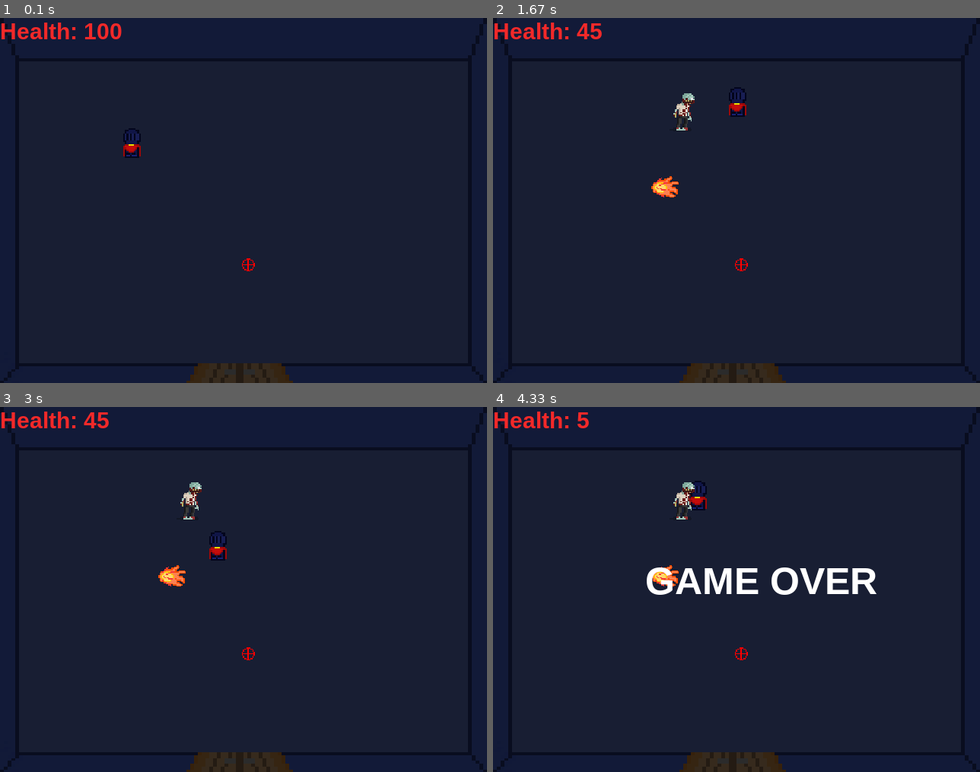
Above: before the commit, frames 1-4 (two rows, left to right).
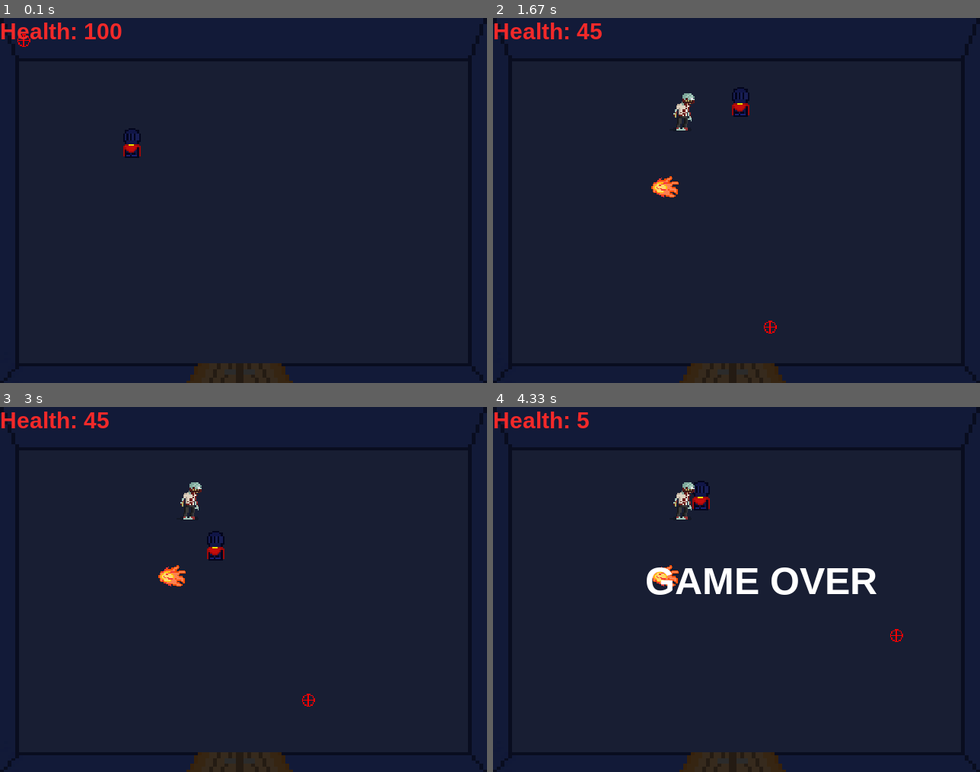
Above: after the commit, the same moments.

Repository: Victor00000000000000/Projeto_Semestral_Introducao_Informatica
Game: pygame game, started from Second_version_With_Classes_Copy_Before_New_Module.py
Two runs of this game, one before a commit and one after it. Both use one fixed random seed, a clock stepped at 60 frames per second and the inputs below.
Inputs (mouse positions are in pixels of both pictures, inside the frame that each line leads up to):
- Up to frame 1 (0.1 s): no input
- Up to frame 2 (1.67 s): press the mouse at (892, 189) at 0.37 s; move the mouse to (814, 207) at 0.47 s; release the mouse at (736, 222) at 0.6 s; hold D 0.67-1.13 s; click (780, 112) at 0.75 s; hold W 1.17-1.47 s; click (717, 101) at 1.25 s; hold D from 1.5 s (still down); click (751, 310) at 1.58 s
- Up to frame 3 (3 s): release D at 1.97 s; hold A 2-2.53 s; click (292, 615) at 2.08 s; hold S 2.57-2.87 s; click (331, 629) at 2.65 s; hold A from 2.9 s (still down); click (287, 680) at 2.98 s
- Up to frame 4 (4.33 s): release A at 3.3 s; hold W 3.33-3.7 s; click (575, 461) at 3.42 s; hold D from 3.73 s (still down); click (877, 618) at 3.82 s

The runs differ from the first frame. In frame 1, less than 0.1% of the frame differs, in the area x 3-53%, y 4-70%; in frame 2, 0.3%, in the area x 48-59%, y 18-87%; in frame 3, 0.3%; in frame 4, 0.2%.

Commit message:
Add files via upload

Diff:
--- a/ClassesModule.py
+++ b/ClassesModule.py
@@ -11,24 +11,24 @@
 class Aim(pygame.sprite.Sprite):
     def __init__(self, *groups):
         super().__init__(*groups)
-        self.image = pygame.image.load(r"C:\Users\home\Desktop\Victor\UFSC\Projeto_Semestral_Introducao_Informatica\Data\Imagens\aim.png")
+        self.image = pygame.image.load(r"Data\Imagens\aim.png")
         self.rect = pygame.Rect(300, 300, 1, 1)
         self.image = pygame.transform.scale(self.image, (50, 50))
 
     def update(self, *args):
-        for event in pygame.event.get():
-            if event.type == MOUSEMOTION:
-##              print("Mouse Moving")
+        #for event in pygame.event.get():
+        #    if event.type == MOUSEMOTION:
+                print("Mouse Moving")
                 mouse_coordenates = pygame.mouse.get_pos()
-##                self.rect.x = mouse_coordenates[0]
-##                self.rect.y = mouse_coordenates[1]
-                if event.rel[0] > 0:
-                    self.rect.x = mouse_coordenates[0]
+                self.rect.x = mouse_coordenates[0]
+                self.rect.y = mouse_coordenates[1]
+                # if event.rel[0] > 0:
+                #     self.rect.x = mouse_coordenates[0]
 
 class Zombie(pygame.sprite.Sprite):
     def __init__(self, *groups):
         super().__init__(*groups)
-        self.image = pygame.image.load(r"C:\Users\home\Desktop\Victor\UFSC\Projeto_Semestral_Introducao_Informatica\Data\Imagens\zombiePixel.png")
+        self.image = pygame.image.load(r"Data\Imagens\zombiePixel.png")
         self.rect = pygame.Rect(100, 100, 25, 40)
         self.image = pygame.transform.scale(self.image, (50,50))
 
@@ -49,7 +49,7 @@
 class Knight(pygame.sprite.Sprite):
     def __init__(self, *groups):
         super().__init__(*groups)
-        self.image = pygame.image.load(r"C:\Users\home\Desktop\Victor\UFSC\Projeto_Semestral_Introducao_Informatica\Data\Imagens\knight.png")
+        self.image = pygame.image.load(r"Data\Imagens\knight.png")
         self.rect = pygame.Rect(300, 300, 20, 40)
         self.image = pygame.transform.scale(self.image, (75,75))
         self.rect.center = (self.rect.x/2, self.rect.y/2)
@@ -92,7 +92,7 @@
 class Bullet(pygame.sprite.Sprite):
      def __init__(self, *groups):
         super().__init__(*groups)
-        self.image = pygame.image.load(r"C:\Users\home\Desktop\Victor\UFSC\Projeto_Semestral_Introducao_Informatica\Data\Imagens\fireball.png")
+        self.image = pygame.image.load(r"Data\Imagens\fireball.png")
         self.rect = pygame.Rect(200, 200, 23, 17)
         self.image = pygame.transform.scale(self.image, (50, 50))
 
@@ -101,6 +101,6 @@
 class Background(pygame.sprite.Sprite):
     def __init__(self, *groups):
         super().__init__(*groups)
-        self.image = pygame.image.load(r"C:\Users\home\Desktop\Victor\UFSC\Projeto_Semestral_Introducao_Informatica\Data\Imagens\Background.png")
+        self.image = pygame.image.load(r"Data\Imagens\Background.png")
         self.rect = pygame.Rect(0, 0, 640, 480)
         self.image = pygame.transform.scale(self.image, (640, 480))
--- a/Second_version_With_Classes_Copy_Before_New_Module.py
+++ b/Second_version_With_Classes_Copy_Before_New_Module.py
@@ -36,7 +36,7 @@
 
 #Sound's settings:
 #Background Sound:
-pygame.mixer.music.load(r"C:\Users\home\Desktop\Victor\UFSC\Pygame teste\Data\Áudios\Cyberpunk Moonlight Sonata.mp3")
+pygame.mixer.music.load(r"Data/Áudios/Cyberpunk Moonlight Sonata.mp3")
 pygame.mixer.music.play(-1)
 
 #Background's image:
@@ -95,8 +95,10 @@
 
 
         #End game Cases:
-        aim.update()
+        #aim.update()
+        drawGroup.update()
         drawGroup.draw(tela)
+
         if knight.health <= 0: #TELA DE GAME OVER
             tela.blit(texto_formatado_game_over, (200, 200))
             print("A vida é <= 0")
@@ -105,6 +107,6 @@
         #Status do knight:
         tela.blit(texto_formatado_health, (0, 0)) # Desenha o texto de vida do Knight
 
-        drawGroup.update()
+
 
     pygame.display.update()
